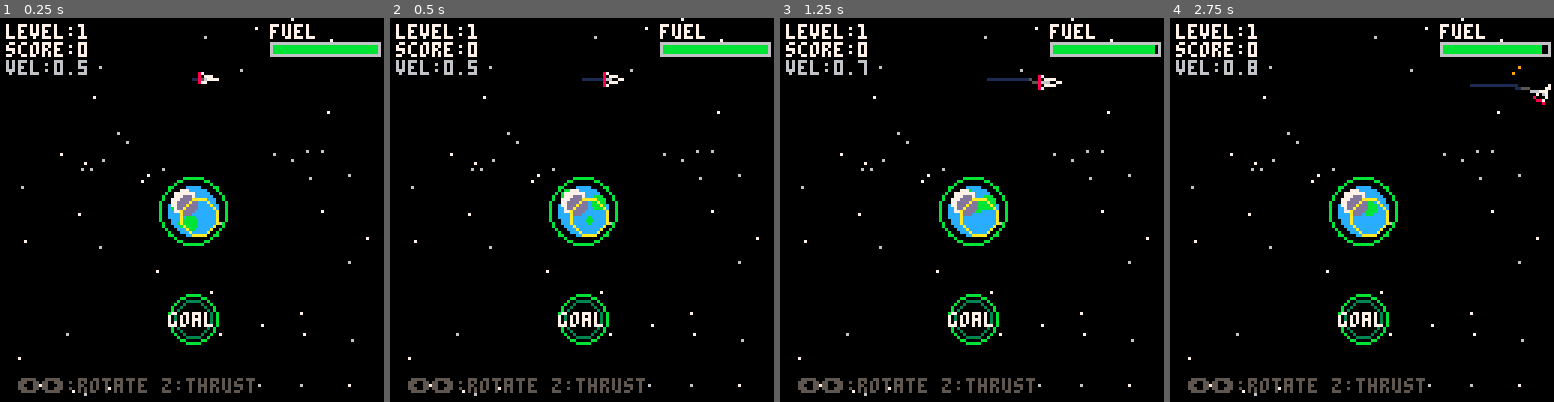
Above: before the commit, frames 1-4 (left to right).
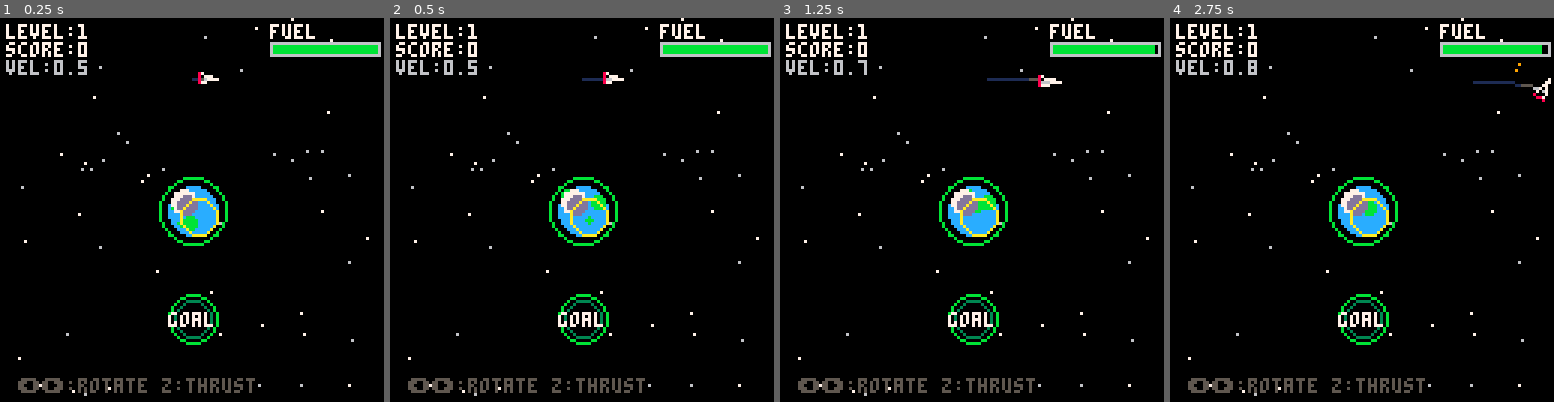
Above: after the commit, the same moments.

Repository: wevibecode/game
Game: PICO-8 cartridge game.p8
Two runs of this game, one before a commit and one after it. Both use one fixed random seed, a clock stepped at 60 frames per second and the inputs below.
Inputs:
- Up to frame 1 (0.25 s): no input
- Up to frame 2 (0.5 s): no input
- Up to frame 3 (1.25 s): tap O (Z key) at 0.7 s
- Up to frame 4 (2.75 s): hold Right 1.6-2.1 s; tap O (Z key) at 1.7, 2.1, 2.5 s; hold Right from 2.47 s (still down)

Frame 1 is identical in both runs. In frame 2, less than 0.1% of the frame differs, in the area x 55-60%, y 15-18%; in frame 3, less than 0.1%; in frame 4, 0.4%, in the area x 78-100%, y 11-23%.

Commit message:
Deploy game build #2723

Diff:
--- a/game.p8
+++ b/game.p8
@@ -119,15 +119,15 @@
 
  else
   -- random level
-  local num_planets=3+flr(level/2)
-  num_planets=min(num_planets,6)
+  local num_planets=3+flr(level/3)
+  num_planets=min(num_planets,5)
 
   for i=1,num_planets do
    add(planets,{
     x=20+rnd(88),
     y=40+rnd(60),
-    mass=200+rnd(200),
-    r=5+rnd(4),
+    mass=180+rnd(150),
+    r=5+rnd(3),
     col=8+flr(rnd(8))
    })
   end
@@ -246,8 +246,8 @@
    local force=p.mass/dist_sq
 
    -- normalize and apply
-   local ax=(dx/dist)*force*0.01
-   local ay=(dy/dist)*force*0.01
+   local ax=(dx/dist)*force*0.008
+   local ay=(dy/dist)*force*0.008
 
    ship.vx+=ax
    ship.vy+=ay
Not shown, changed: game.js
